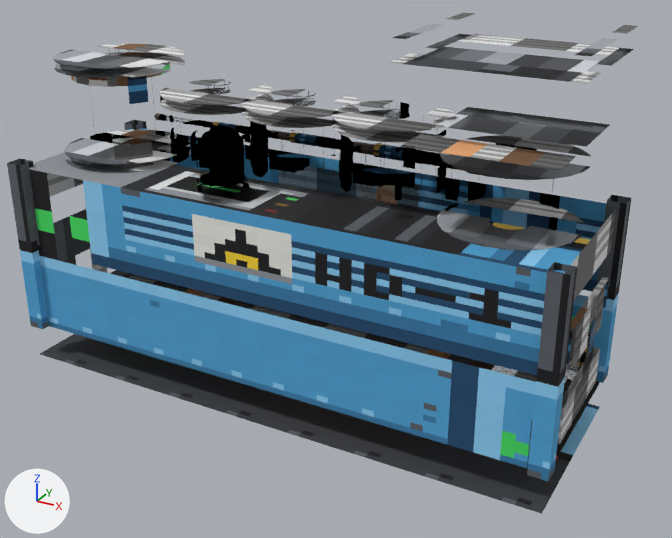
Two versions of the glTF model computers/src/main/resources/assets/jsc/jsmodels/chain/wire_drawer.glb, one commit apart.
Rendered twice from a camera (50 mm lens) standing at (2.31, -3.85, 2.63) and looking at (0.21, -0.02, 0.72). Every picture has the same lights, and +X, +Y and +Z are marked at lower left. The first picture is the older version. Where no turn or scale is listed for an object, it has been applied to the vertices. Vertices at exactly the same position are counted once.

Names of what the first picture shows: 'body', 'body_tint_wire', 'part_5', 'part_5_tint_wire'.
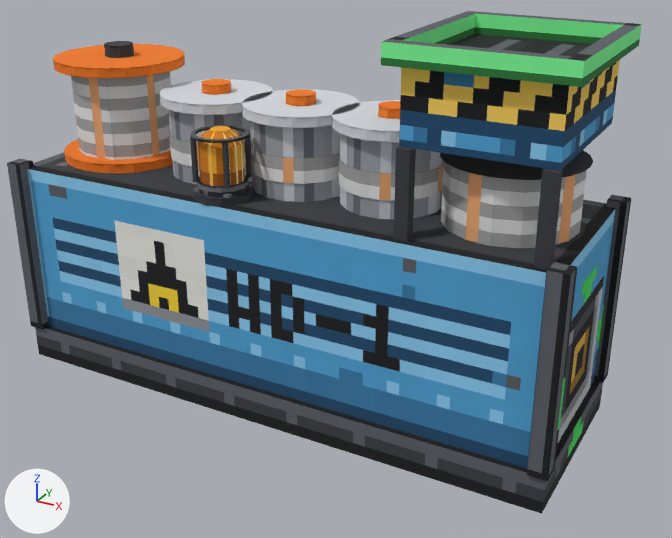
Edits to the bpy script that builds the scene:
```text
Change me_body:
    remove me_body.from_pydata(...)  # 2742 vertices, 2584 faces; spans x -0.02..3.02, y -1.02..0.02, z 64.0..65.97
    add me_body.from_pydata(...)  # 2726 vertices, 2560 faces; spans x -0.02..3.02, y -1.02..0.02, z 64.0..65.97
    me_body part 1: the loose piece of 8 vertices spanning x 2.97..3.0, y -0.81..-0.19, z 64.25..64.81 is deleted
    me_body part 2: 2560 kept faces spanning x -0.02..3.02, y -1.02..0.02, z 64.0..65.97 get new texture (UV) coordinates
    other edits to the shape of me_body do not show in these pictures
Change me_body_glow:
    remove me_body_glow.from_pydata(...)  # 256 vertices, 192 faces; spans x 1.141..1.359, y -0.941..-0.722, z 65.213..65.463
    add me_body_glow.from_pydata(...)  # 276 vertices, 202 faces; spans x 0.0..3.017, y -1.016..0.002, z 64.0..65.463
    me_body_glow part 3
    20 vertices are added at x 0.0..3.017, y -1.016..0.002, z 64.0..65.156
    10 new faces join them
    me_body_glow part 4: 192 kept faces spanning x 1.141..1.359, y -0.941..-0.722, z 65.213..65.463 get new texture (UV) coordinates
Change me_body_tint_wire:
    where me_body_tint_wire.from_pydata(...)  # 180 vertices, 120 faces; spans x 0.38..2.59, y -0.28..-0.19, z 65.24..65.32
    me_body_tint_wire part 5: texture (UV) coordinates of 120 of 120 faces, centred in x 0.51..2.49, y -0.27..-0.2, z 65.24..65.32, changed; they spanned u 0.32..0.95, v 0.2..0.7 and now span u 0.2..0.89, v 0.56..0.72
Change me_part_0_glow:
    where me_part_0_glow.from_pydata(...)  # 200 vertices, 144 faces; spans x -0.064..0.044, y -0.093..0.109, z -0.178..0.072
    me_part_0_glow part 6: texture (UV) coordinates of 144 of 144 faces, centred in x -0.062..0.043, y -0.092..0.108, z -0.116..0.063, changed; they spanned u 0.67..0.84, v 0.03..0.16 and now span u 0.48..0.58, v 0.44..0.48
Change me_part_1:
    where me_part_1.from_pydata(...)  # 40 vertices, 20 faces; spans x -0.363..0.26, y -0.305..0.318, z -0.156..0.156
    me_part_1 part 7: texture (UV) coordinates of 20 of 20 faces, centred in x -0.358..0.25, y -0.3..0.313, z -0.052..0.052, changed; they spanned u 0.39..0.85, v 0.2..0.28 and now span u 0.04..0.93, v 0.5..0.6
Change me_part_1_tint_wire:
    where me_part_1_tint_wire.from_pydata(...)  # 116 vertices, 64 faces; spans x -0.313..0.313, y -0.313..0.313, z -0.156..0.156
    me_part_1_tint_wire part 8: texture (UV) coordinates of 64 of 64 faces, centred in x -0.308..0.307, y -0.308..0.308, z -0.052..0.052, changed; they spanned u 0.0..0.99, v 0.08..0.28 and now span u 0.0..0.99, v 0.5..0.6
Change me_part_2:
    where me_part_2.from_pydata(...)  # 128 vertices, 80 faces; spans x -0.257..0.248, y -0.251..0.251, z -0.181..0.194
    me_part_2 part 9: texture (UV) coordinates of 80 of 80 faces, centred in x -0.256..0.247, y -0.247..0.251, z -0.056..0.069, changed; they spanned u 0.0..0.98, v 0.02..0.44 and now span u 0.0..1.0, v 0.43..0.6
Change me_part_2_tint_wire:
    where me_part_2_tint_wire.from_pydata(...)  # 112 vertices, 64 faces; spans x -0.254..0.254, y -0.252..0.254, z -0.062..0.062
    me_part_2_tint_wire part 10: texture (UV) coordinates of 64 of 64 faces, centred in x -0.253..0.253, y -0.252..0.253, z -0.021..0.021, changed; they spanned u 0.04..0.99, v 0.02..0.16 and now span u 0.02..0.98, v 0.43..0.48
Change me_part_3:
    where me_part_3.from_pydata(...)  # 128 vertices, 80 faces; spans x -0.257..0.247, y -0.253..0.251, z -0.181..0.194
    me_part_3 part 11: texture (UV) coordinates of 80 of 80 faces, centred in x -0.256..0.247, y -0.246..0.251, z -0.056..0.069, changed; they spanned u 0.0..0.98, v 0.02..0.44 and now span u 0.0..1.0, v 0.43..0.6
Change me_part_3_tint_wire:
    where me_part_3_tint_wire.from_pydata(...)  # 112 vertices, 64 faces; spans x -0.253..0.253, y -0.253..0.253, z -0.062..0.062
    me_part_3_tint_wire part 12: texture (UV) coordinates of 64 of 64 faces, centred in x -0.253..0.253, y -0.252..0.253, z -0.021..0.021, changed; they spanned u 0.04..0.99, v 0.02..0.16 and now span u 0.02..0.98, v 0.43..0.48
Change me_part_4:
    where me_part_4.from_pydata(...)  # 128 vertices, 80 faces; spans x -0.258..0.249, y -0.254..0.253, z -0.181..0.194
    me_part_4 part 13: texture (UV) coordinates of 80 of 80 faces, centred in x -0.257..0.247, y -0.246..0.251, z -0.056..0.069, changed; they spanned u 0.0..0.98, v 0.02..0.44 and now span u 0.0..1.0, v 0.43..0.6
Change me_part_4_tint_wire:
    where me_part_4_tint_wire.from_pydata(...)  # 112 vertices, 64 faces; spans x -0.255..0.255, y -0.255..0.255, z -0.062..0.062
    me_part_4_tint_wire part 14: texture (UV) coordinates of 64 of 64 faces, centred in x -0.253..0.253, y -0.252..0.253, z -0.021..0.021, changed; they spanned u 0.04..0.99, v 0.02..0.16 and now span u 0.02..0.98, v 0.43..0.48
Change me_part_5:
    where me_part_5.from_pydata(...)  # 32 vertices, 16 faces; spans x -0.287..0.237, y -0.263..0.261, z -0.25..0.25
    me_part_5 part 15: texture (UV) coordinates of 16 of 16 faces, centred in x -0.282..0.232, y -0.255..0.256, z -0.083..0.083, changed; they spanned u 0.02..0.45, v 0.31..0.44 and now span u 0.3..0.73, v 0.66..0.72
Change me_part_5_tint_wire:
    where me_part_5_tint_wire.from_pydata(...)  # 112 vertices, 64 faces; spans x -0.264..0.264, y -0.264..0.264, z -0.25..0.25
    me_part_5_tint_wire part 16: texture (UV) coordinates of 64 of 64 faces, centred in x -0.259..0.259, y -0.257..0.259, z -0.083..0.083, changed; they spanned u 0.0..1.0, v 0.31..0.7 and now span u 0.23..0.85, v 0.66..0.72
```

Pixel boxes [x1, y1, x2, y2] of what changed, in the pictures (672 x 538 px):
'body', reshaped: before [7, 13, 638, 514]; after [7, 11, 642, 514]
'body_glow', reshaped (not visible before): after [198, 128, 604, 457]
part 1 of me_body, deleted: before [558, 277, 609, 444]
part 2 of me_body, surface changed: [11, 13, 638, 514] in both
part 3 of me_body_glow, added: after [558, 266, 604, 457]
part 4 of me_body_glow, surface changed (brown): after [198, 128, 245, 186]
part 5 of me_body_tint_wire, surface changed: before [155, 113, 460, 170]
part 6 of me_part_0_glow, surface changed: after [208, 129, 245, 186]
part 7 of me_part_1, surface changed (orange): after [465, 173, 576, 244]
part 8 of me_part_1_tint_wire, surface changed: after [441, 162, 587, 248]
part 9 of me_part_2, surface changed: after [340, 134, 444, 219]
part 10 of me_part_2_tint_wire, surface changed: after [339, 157, 444, 201]
part 11 of me_part_3, surface changed: after [250, 121, 340, 202]
part 12 of me_part_3_tint_wire, surface changed: after [251, 146, 340, 184]
part 13 of me_part_4, surface changed: after [169, 110, 252, 185]
part 14 of me_part_4_tint_wire, surface changed: after [169, 131, 246, 166]
part 15 of me_part_5, surface changed: before [88, 76, 147, 87]; after [88, 75, 160, 159]
part 16 of me_part_5_tint_wire, surface changed (lighter): before [71, 63, 170, 168]; after [71, 72, 171, 160]
